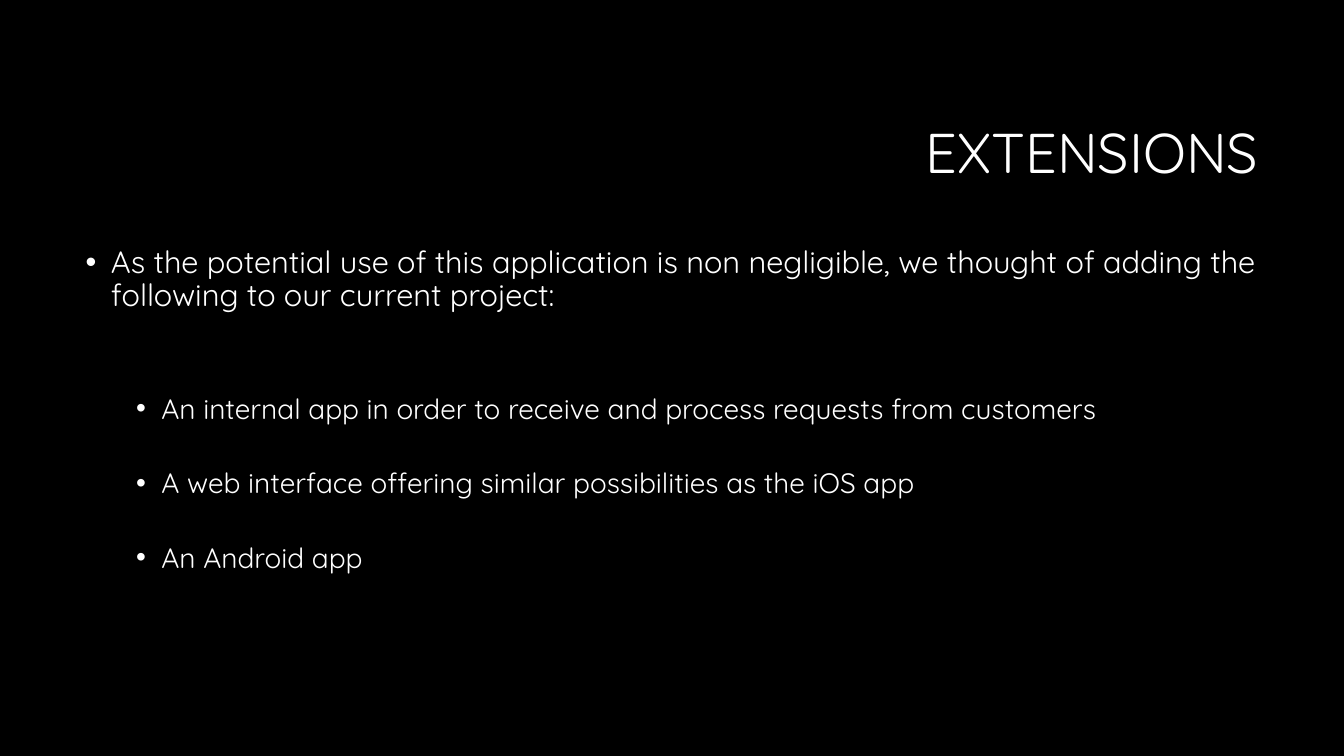
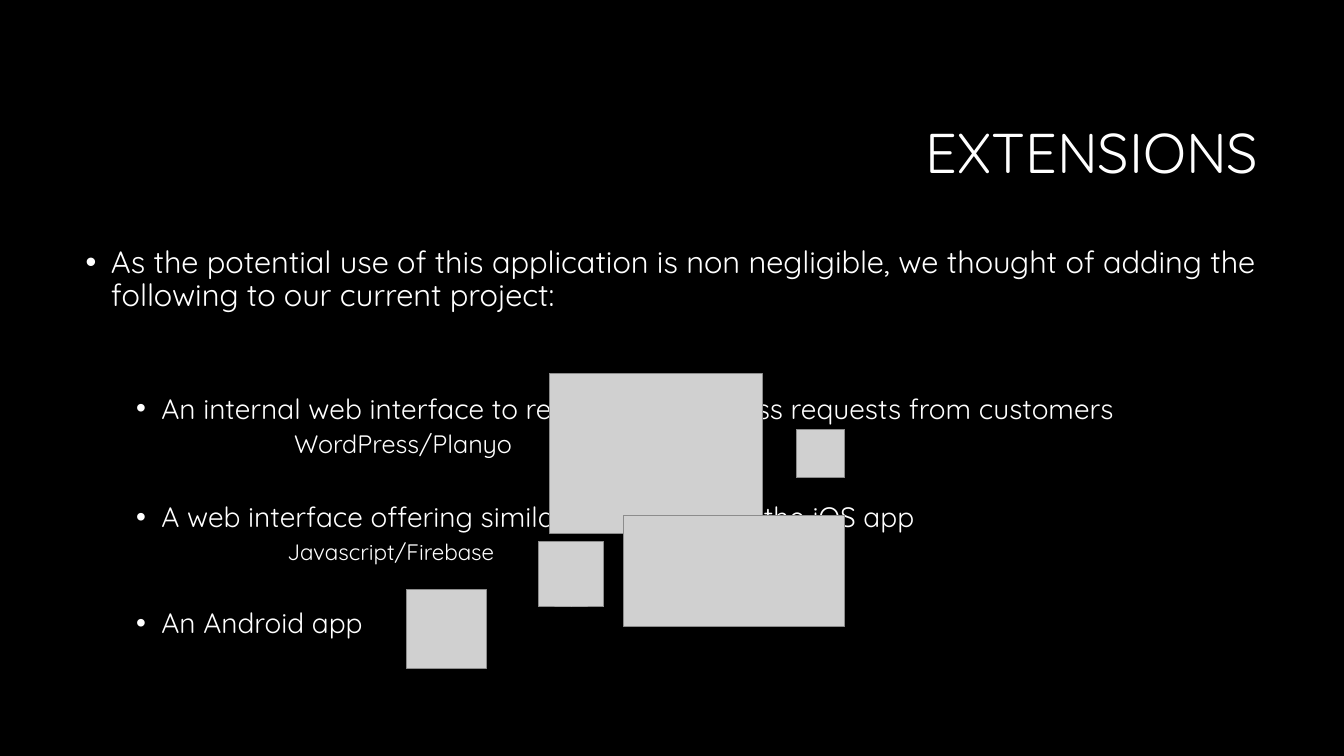
Before and after one commit to rakesthedon/myfancyroom, a slide deck: slide 6 of presentation/Personalize Your Flat (mac).pptx. Drawn at 1344x756 pixels with LibreOffice and Linux fonts; fonts in the diff are those of the drawing; grey boxes stand for pictures; background and template pictures are left out. Boxes give left, top, right and bottom in pixels: in the first picture for what was removed or moved away, otherwise in the second. Text is boxed around its words. In the diff, an @@ line names an element or a change of style, - is before the commit and + after.

Commit message:
presentation changes

```diff
--- a/presentation/Personalize Your Flat (mac).pptx
+++ b/presentation/Personalize Your Flat (mac).pptx
@@ picture added at <box>549,374,762,533</box> @@
@@ text at <box>161,390,1114,458</box>: text changed @@
-  • An internal app in order to receive and process requests from customers
+  • An internal web interface to receive and process requests from customers
+    WordPress/Planyo
@@ picture added at <box>797,430,845,478</box> @@
@@ picture added at <box>624,516,845,627</box> @@
@@ text at <box>287,542,494,565</box>: paragraph added @@
+        Javascript/Firebase
@@ picture added at <box>538,541,604,607</box> @@
@@ picture added at <box>406,590,486,669</box> @@
```
Also in this commit, not shown: 2 other slides changed.
